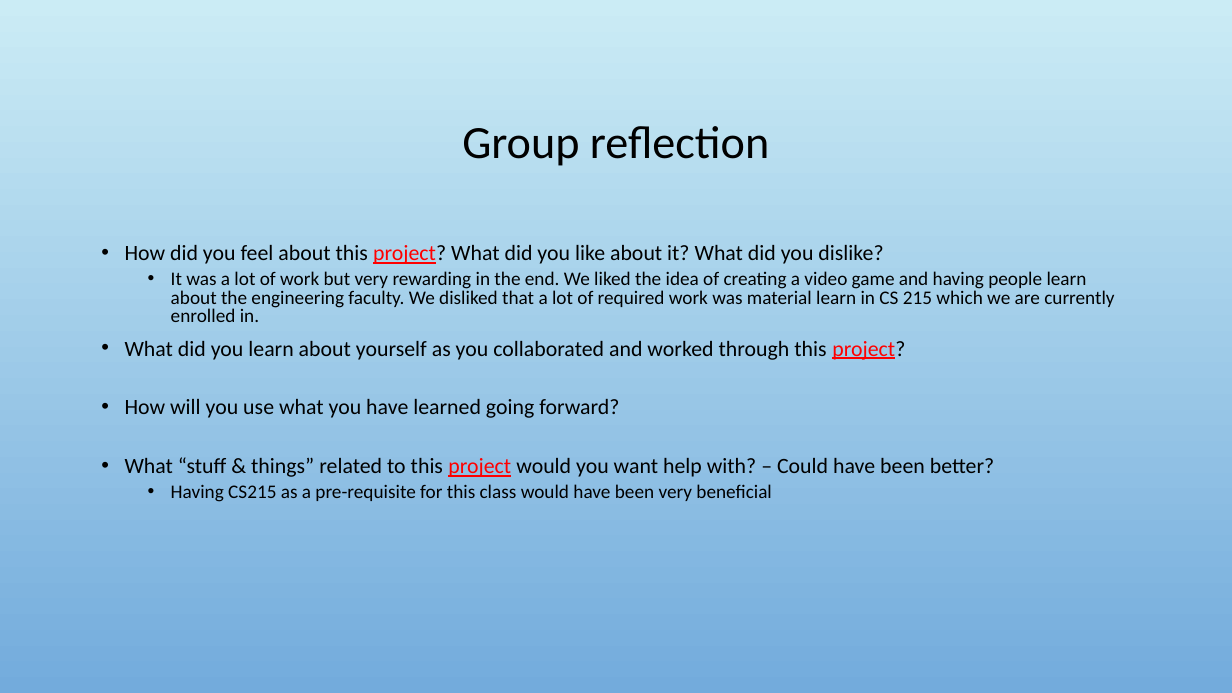
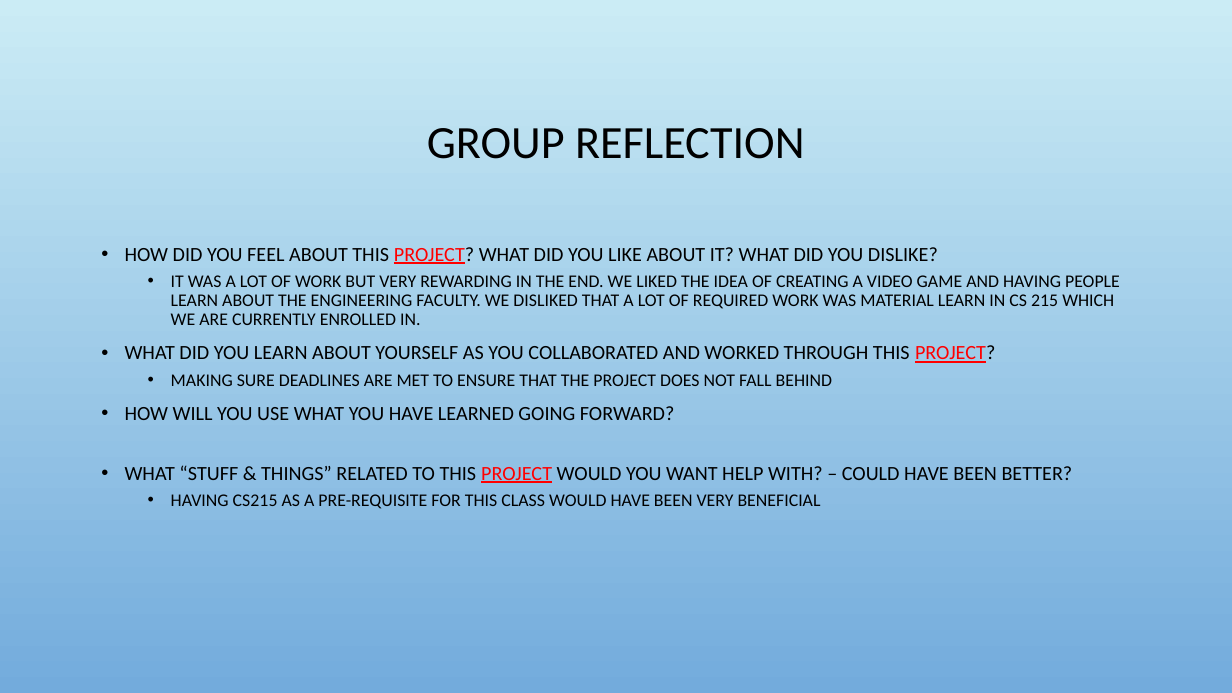
Before and after one commit to Jacobchapman99/ENSE-374-Group07-Project, a slide deck: slide 19 of Milestone4/Milestone 4.ppt. Drawn at 1232x693 pixels with LibreOffice and Linux fonts; fonts in the diff are those of the drawing; background and template pictures are left out. Boxes give left, top, right and bottom in pixels: in the first picture for what was removed or moved away, otherwise in the second. Text is boxed around its words. In the diff, an @@ line names an element or a change of style, - is before the commit and + after.

```diff
--- a/Milestone4/Milestone 4.ppt
+++ b/Milestone4/Milestone 4.ppt
@@ title at (x1=427, y1=128, x2=804, y2=159): text changed @@
-Group reflection
+GROUP REFLECTION
@@ text at (x1=125, y1=247, x2=1120, y2=509): text changed; size 15 to 13.9 pt @@
-• How did you feel about this project? What did you like about it? What did you dislike?
-  • It was a lot of work but very rewarding in the end. We liked the idea of creating a video game and having people learn about the engineering faculty. We disliked that a lot of required work was material learn in CS 215 which we are currently enrolled in.
-• What did you learn about yourself as you collaborated and worked through this project?
-• How will you use what you have learned going forward?
-• What “stuff & things” related to this project would you want help with? – Could have been better?
-  • Having CS215 as a pre-requisite for this class would have been very beneficial
+• HOW DID YOU FEEL ABOUT THIS PROJECT? WHAT DID YOU LIKE ABOUT IT? WHAT DID YOU DISLIKE?
+  • IT WAS A LOT OF WORK BUT VERY REWARDING IN THE END. WE LIKED THE IDEA OF CREATING A VIDEO GAME AND HAVING PEOPLE LEARN ABOUT THE ENGINEERING FACULTY. WE DISLIKED THAT A LOT OF REQUIRED WORK WAS MATERIAL LEARN IN CS 215 WHICH WE ARE CURRENTLY ENROLLED IN.
+• WHAT DID YOU LEARN ABOUT YOURSELF AS YOU COLLABORATED AND WORKED THROUGH THIS PROJECT?
+  • MAKING SURE DEADLINES ARE MET TO ENSURE THAT THE PROJECT DOES NOT FALL BEHIND
+• HOW WILL YOU USE WHAT YOU HAVE LEARNED GOING FORWARD?
+• WHAT “STUFF & THINGS” RELATED TO THIS PROJECT WOULD YOU WANT HELP WITH? – COULD HAVE BEEN BETTER?
+  • HAVING CS215 AS A PRE-REQUISITE FOR THIS CLASS WOULD HAVE BEEN VERY BENEFICIAL
```
Also in this commit, not shown: 18 other slides changed.
